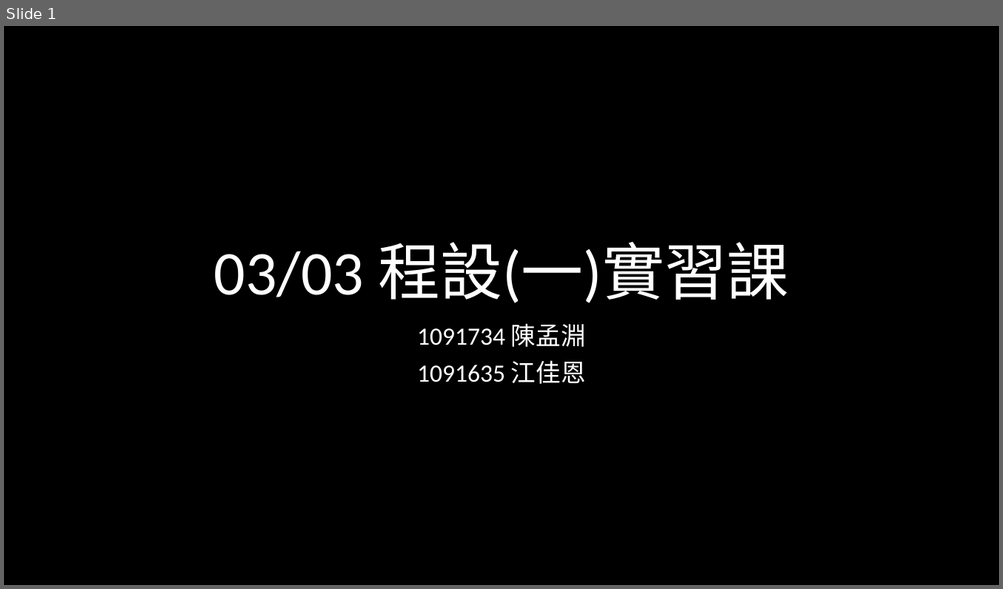
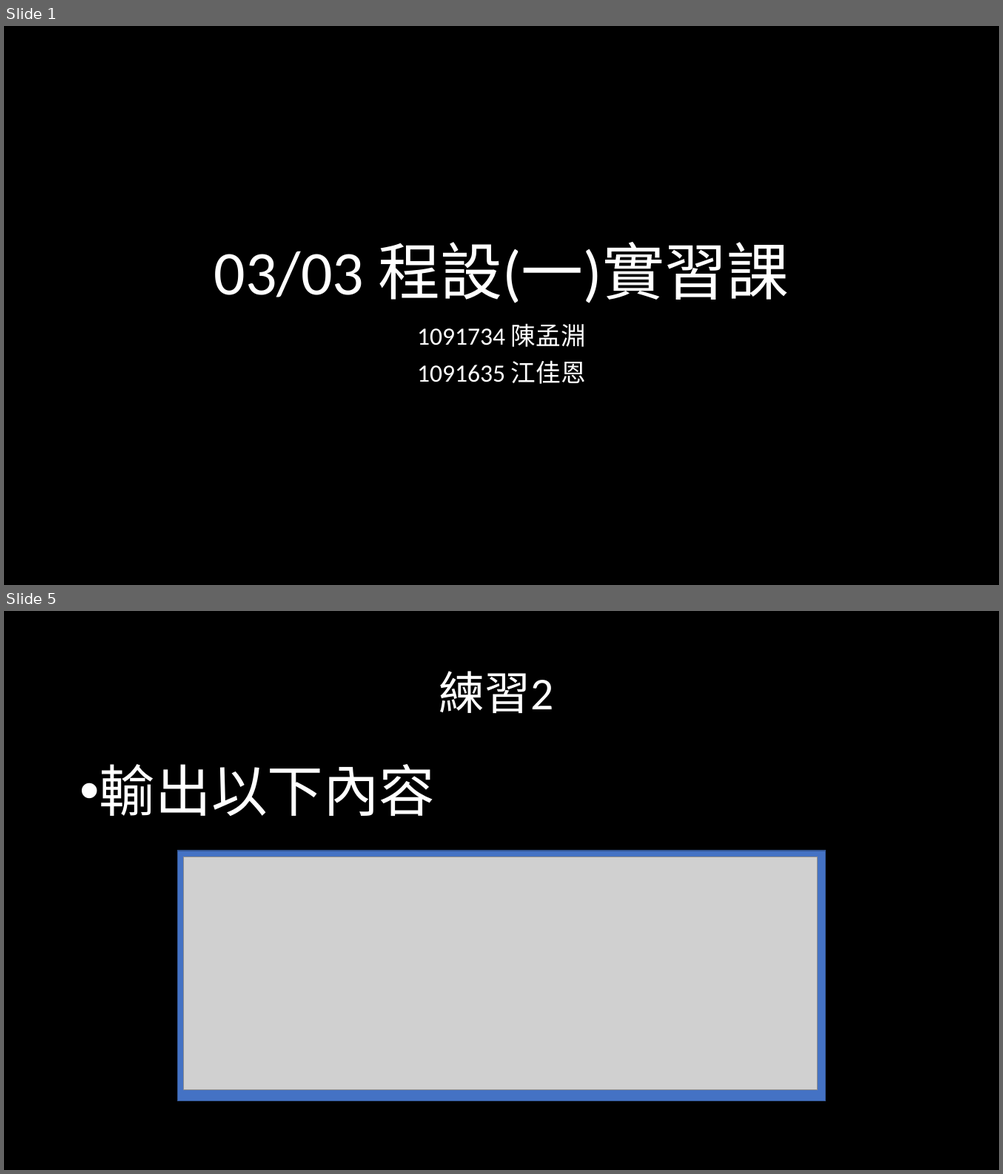
Before and after one commit to weermark/class, a slide deck: class_ppt/程一實習0303.pptx. Shown one above the other, each under a label of ours: slide 1 before the commit, slides 1 and 5 after it; the slides between them are not shown. The pictures are 1003x589 and 1003x1174 pixels, drawn with LibreOffice and Linux fonts; fonts in the diff are those of the drawing; grey boxes stand for pictures. Boxes give left, top, right and bottom in pixels: in the first picture for what was removed or moved away, otherwise in the second. Text is boxed around its words. In the diff, an @@ line names an element or a change of style, - is before the commit and + after.

```diff
--- a/class_ppt/程一實習0303.pptx
+++ b/class_ppt/程一實習0303.pptx
@@ slide 5 added at box(4, 611, 999, 1170), background #000000 @@
@@ title added at box(439, 671, 553, 713), 44 pt, text #FFFFFF @@
+練習2
@@ text added at box(99, 764, 435, 816), 54 pt, text #FFFFFF @@
+• 輸出以下內容
@@ rectangle added at box(178, 851, 825, 1101), fill #4472C4, outline #325491 1 pt @@
@@ picture added at box(184, 857, 817, 1091) @@
```
Also in this commit, not shown: 7 other slides added, 2 slides removed, 1 other file.
